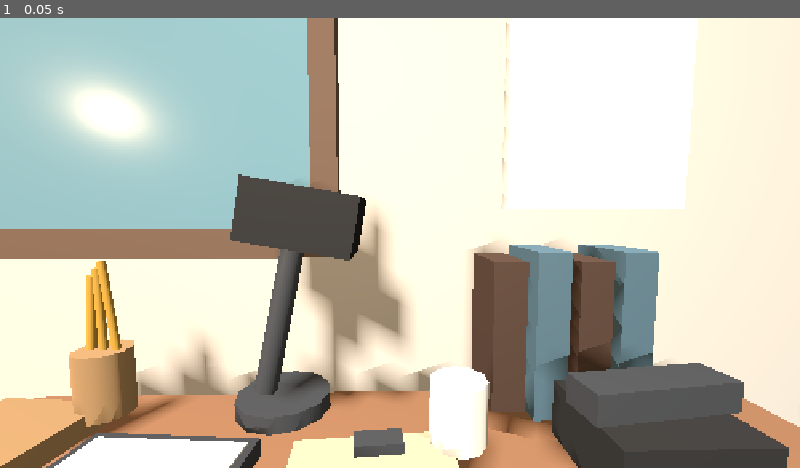
Above: before the commit, frame 1.
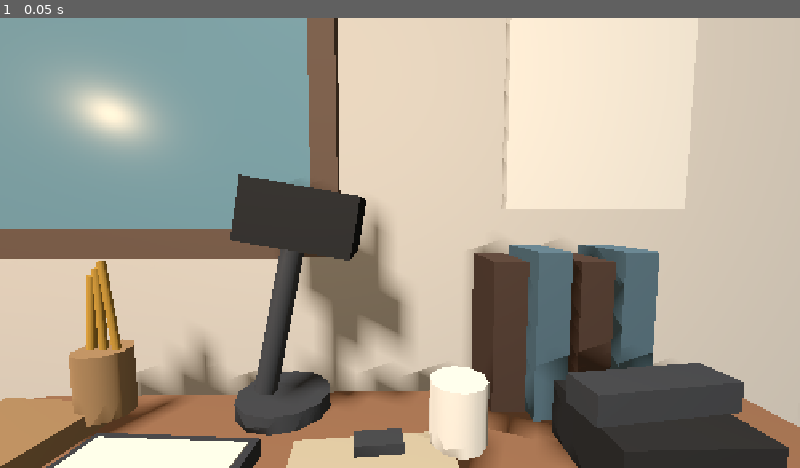
Above: after the commit, the same moment.

Repository: iracarranza/volley-world-manager
Game: Godot game, scene res://scenes/office/canonical_office_low_poly.tscn
Same seed, same stepped clock (60 frames per second), same inputs: the game is played once before the commit and once after it. This scene is started directly instead of the project's main scene.
Inputs:
- Up to frame 1 (0.05 s): no input

The runs differ from the first frame. In frame 1, 86% of the frame differs, in the area x 0-100%, y 0-100%.

Commit message:
Balance low-poly office lighting

Diff:
--- a/scenes/office/canonical_office_low_poly.tscn
+++ b/scenes/office/canonical_office_low_poly.tscn
@@ -6,8 +6,8 @@
 background_mode = 1
 background_color = Color(0.055, 0.058, 0.064, 1)
 ambient_light_source = 3
-ambient_light_color = Color(0.78, 0.76, 0.71, 1)
-ambient_light_energy = 0.48
+ambient_light_color = Color(0.72, 0.70, 0.66, 1)
+ambient_light_energy = 0.34
 
 [node name="CanonicalOfficeLowPoly" type="Node3D"]
 script = ExtResource("1")
@@ -17,20 +17,20 @@
 
 [node name="WindowLight" type="DirectionalLight3D" parent="."]
 rotation_degrees = Vector3(-52, -25, 0)
-light_color = Color(0.92, 0.94, 1, 1)
-light_energy = 0.78
+light_color = Color(0.90, 0.92, 0.98, 1)
+light_energy = 0.54
 shadow_enabled = true
 
 [node name="WarmRoomFill" type="OmniLight3D" parent="."]
 position = Vector3(-0.55, 1.85, -0.75)
 light_color = Color(1, 0.78, 0.57, 1)
-light_energy = 0.46
+light_energy = 0.24
 omni_range = 4.0
 shadow_enabled = false
 
 [node name="DeskFill" type="OmniLight3D" parent="."]
 position = Vector3(1.05, 1.65, -1.0)
 light_color = Color(1, 0.9, 0.76, 1)
-light_energy = 0.28
+light_energy = 0.15
 omni_range = 2.4
 shadow_enabled = false
